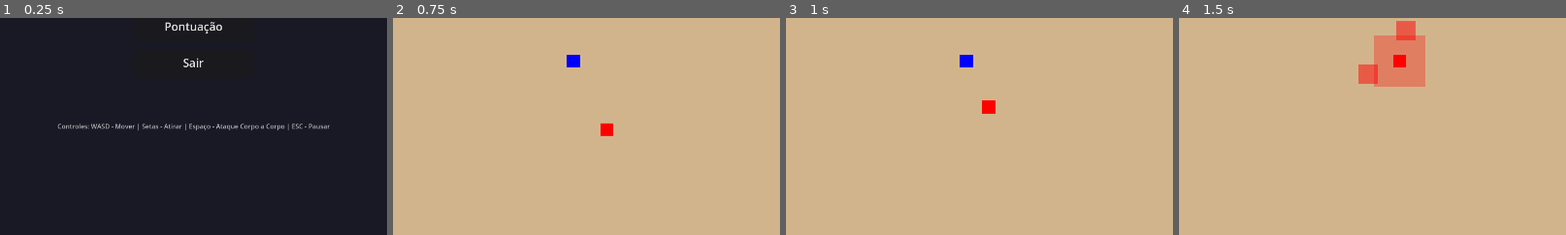
Above: before the commit, frames 1-4 (left to right).
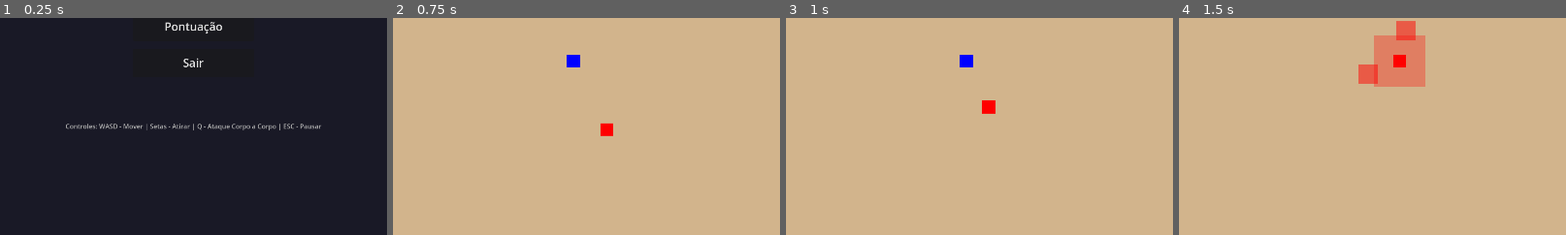
Above: after the commit, the same moments.

Repository: MCardosoP/GameDev
Game: Godot game, scene res://menu_principal.tscn
Two runs of this game, one before a commit and one after it. Both use one fixed random seed, a clock stepped at 60 frames per second and the inputs below.
Inputs:
- Up to frame 1 (0.25 s): no input
- Up to frame 2 (0.75 s): click "Jogar" at 0.5 s
- Up to frame 3 (1 s): no input
- Up to frame 4 (1.5 s): hold D (mov_direita) from 1.28 s (still down); tap Q (ataque_corpo) at 1.35 s
The pictures show only the part of the screen within x 25-75%, y 40-90%; the shares and areas given below are measured in that part.

The runs differ from the first frame. In frame 1, 1.0% of the frame differs, in the area x 14-86%, y 48-52%; in frame 2, nothing differs; in frame 3, nothing differs; in frame 4, nothing differs.

Commit message:
Correções na interface

Diff:
--- a/gamedev/menu_principal.gd
+++ b/gamedev/menu_principal.gd
@@ -69,7 +69,7 @@
 
 	# Informação de controles no rodapé
 	var label_controles = Label.new()
-	label_controles.text = "Controles: WASD - Mover | Setas - Atirar | Espaço - Ataque Corpo a Corpo | ESC - Pausar"
+	label_controles.text = "Controles: WASD - Mover | Setas - Atirar | Q - Ataque Corpo a Corpo | ESC - Pausar"
 	label_controles.horizontal_alignment = HORIZONTAL_ALIGNMENT_CENTER
 	label_controles.add_theme_font_size_override("font_size", 16)
 	label_controles.add_theme_color_override("font_color", Color(0.7, 0.7, 0.7))
